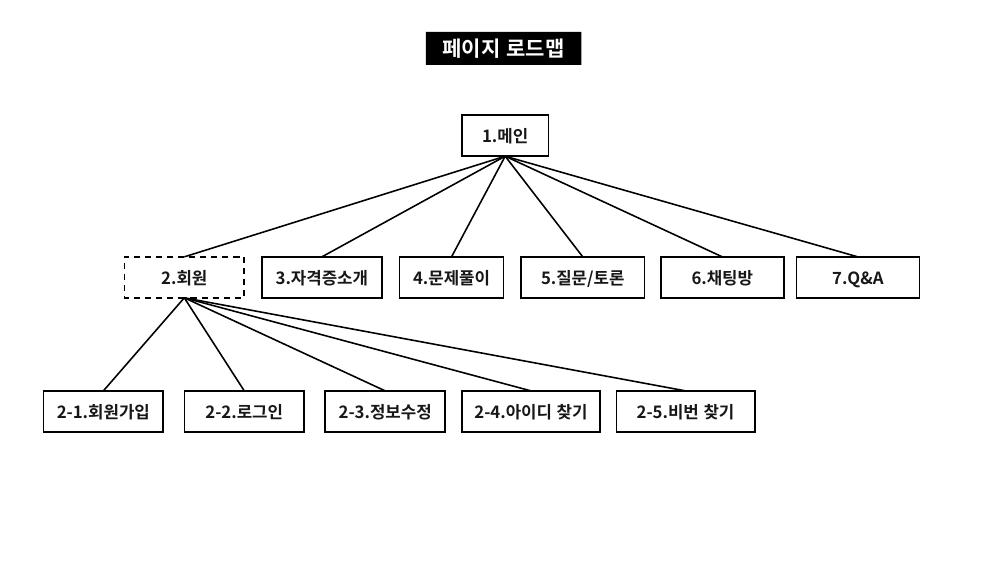
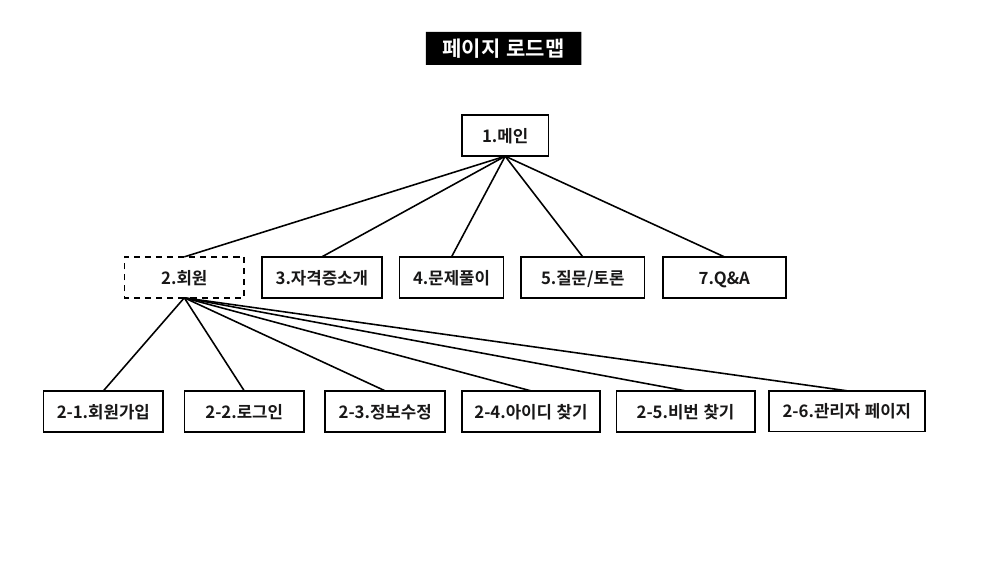
Before and after one commit to skwls2087/itea, a slide deck: slide 3 of 추가자료/스토리보드/스토리보드.pptx. Drawn at 1008x567 pixels with LibreOffice and Linux fonts; fonts in the diff are those of the drawing. Boxes give left, top, right and bottom in pixels: in the first picture for what was removed or moved away, otherwise in the second. Text is boxed around its words. In the diff, an @@ line names an element or a change of style, - is before the commit and + after.

```diff
--- a/추가자료/스토리보드/스토리보드.pptx
+++ b/추가자료/스토리보드/스토리보드.pptx
@@ line moved from (505, 157) - (858, 257) to (505, 157) - (724, 257) @@
@@ line removed from (505, 157) to (722, 257) @@
@@ rectangle removed at [661, 257, 784, 298] @@
-6.채팅방
@@ rectangle "7.Q&A": place and size @@
-rectangle "7.Q&A" at [796, 257, 920, 298]
+rectangle "7.Q&A" at [663, 257, 786, 298]
@@ line added from (185, 298) to (847, 391), #000000 1.5 pt @@
@@ rectangle added at [769, 391, 925, 432], outline #000000 1.5 pt, 16 pt, text #181717, bold @@
+2-6.관리자 페이지
```
Also in this commit, not shown: 6 other slides changed, 1 slide added, 2 other files.
